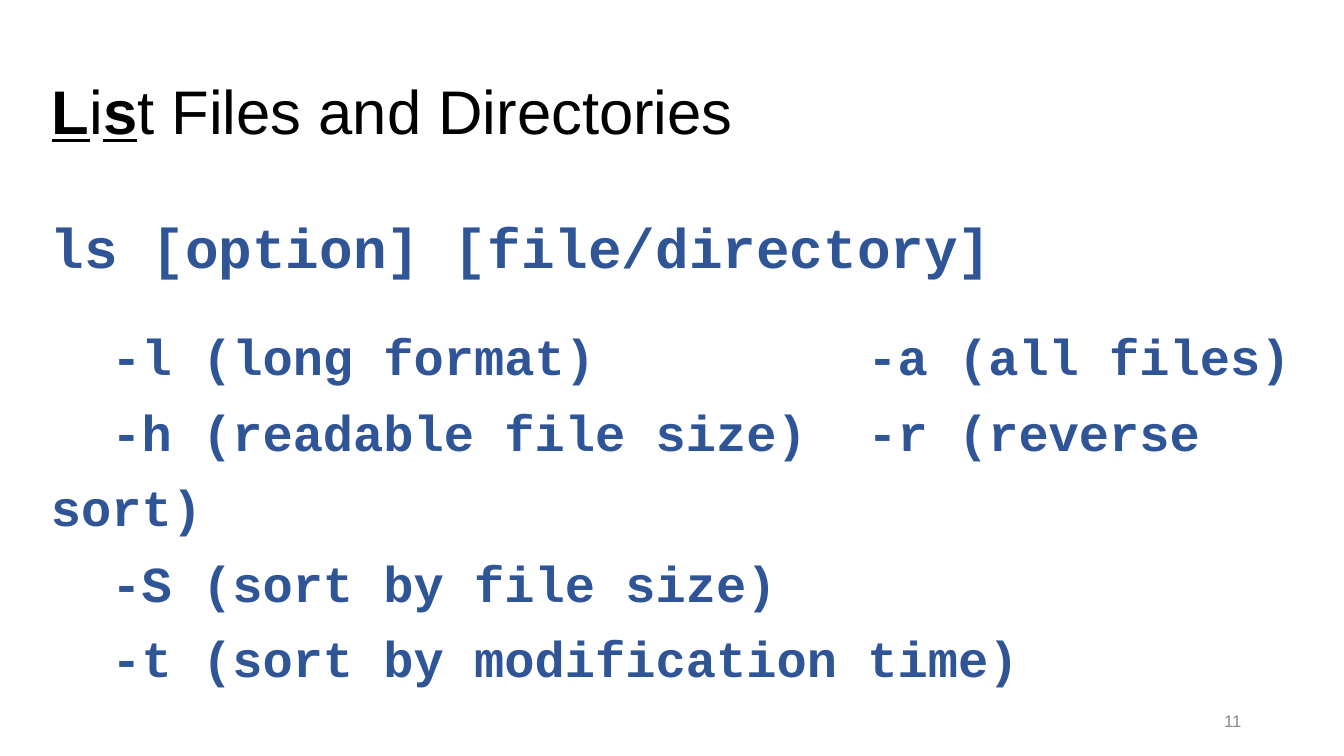
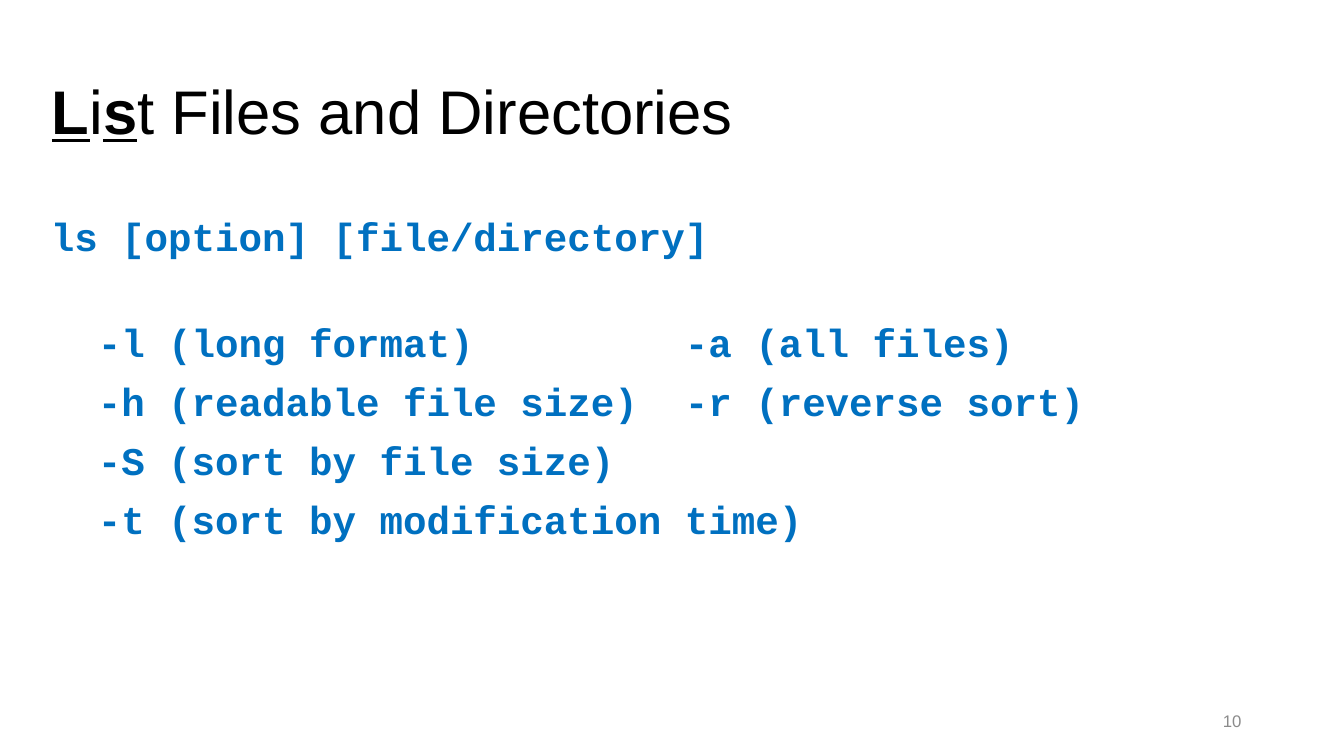
Before and after one commit to ResearchComputing/Getting_Started_With_Research_Computing, a slide deck: slide 10 of Command_Line_And_Job_Scheduling.pptx (slide 11 before the commit). Drawn at 1344x756 pixels with LibreOffice and Linux fonts; fonts in the diff are those of the drawing; background and template pictures are left out. Boxes give left, top, right and bottom in pixels: in the first picture for what was removed or moved away, otherwise in the second. Text is boxed around its words. In the diff, an @@ line names an element or a change of style, - is before the commit and + after.

Commit message:
make text formatting for all code and headings the same, remove duplicate slides

```diff
--- a/Command_Line_And_Job_Scheduling.pptx
+++ b/Command_Line_And_Job_Scheduling.pptx
@@ text "ls [option] [file/directory]" at (51,223,1014,542): size 40 to 28 pt in "ls [option] [file/directory]"; text colour #2F5597 to #0070C0; size 36 to 28 pt in "-l (long format) -a (all files)", "-h (readable file size) -r (reverse sort)", "-S (sort by file size)", "-t (sort by modification time)" @@
@@ page number at (1223,715,1242,727): text changed @@
-11
+10
```
Also in this commit, not shown: 12 other slides changed, 3 slides removed, 1 other file.
